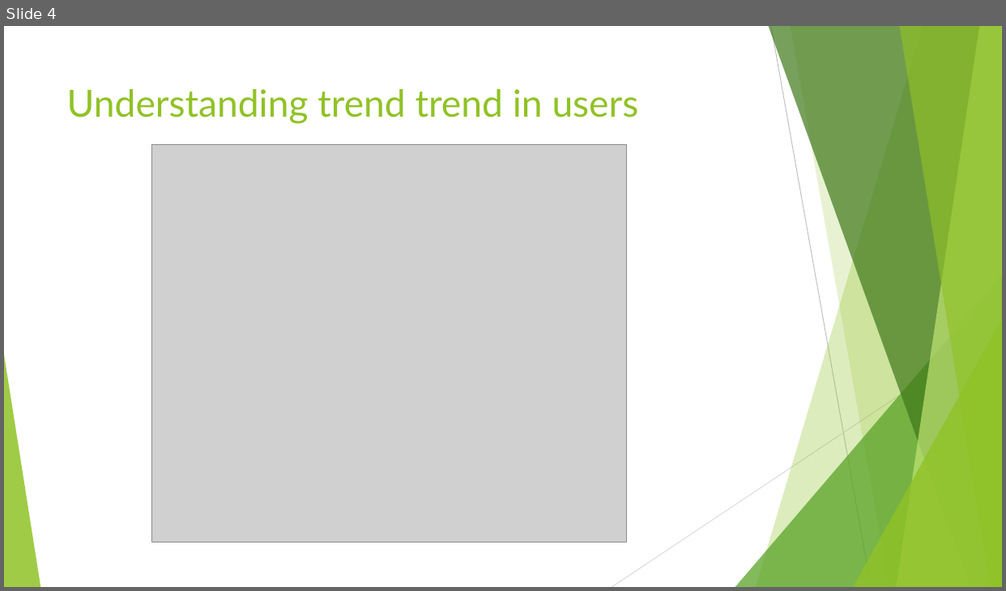
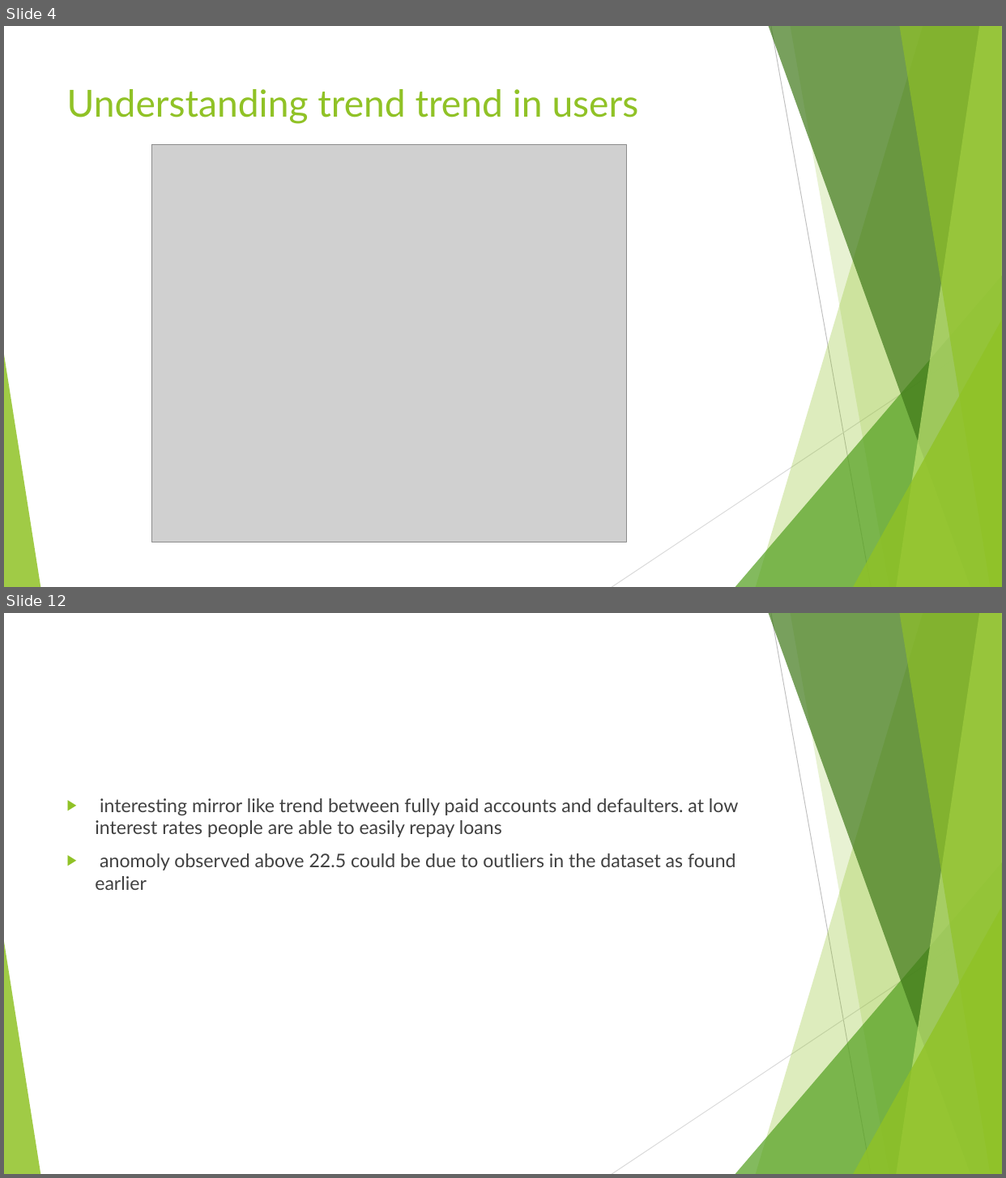
Before and after one commit to Dillan10/LendingClub, a slide deck: Lending Club Case Study.pptx. Shown one above the other, each under a label of ours: slide 4 before the commit, slides 4 and 12 after it; the slides between them are not shown. The pictures are 1006x591 and 1006x1178 pixels, drawn with LibreOffice and Linux fonts; fonts in the diff are those of the drawing; grey boxes stand for pictures. Boxes give left, top, right and bottom in pixels: in the first picture for what was removed or moved away, otherwise in the second. Text is boxed around its words. In the diff, an @@ line names an element or a change of style, - is before the commit and + after.

```diff
--- a/Lending Club Case Study.pptx
+++ b/Lending Club Case Study.pptx
@@ slide 12 added at box(4, 613, 1002, 1174), background #FFFFFF; not listed: 10 template elements that a slide beside it also shows @@
@@ text added at box(95, 798, 738, 890), 18 pt, text #404040 @@
+▶ interesting mirror like trend between fully paid accounts and defaulters. at low interest rates people are able to easily repay loans
+▶ anomoly observed above 22.5 could be due to outliers in the dataset as found earlier
```
Also in this commit, not shown: 1 slide changed, 7 other slides added, 2 other files.
